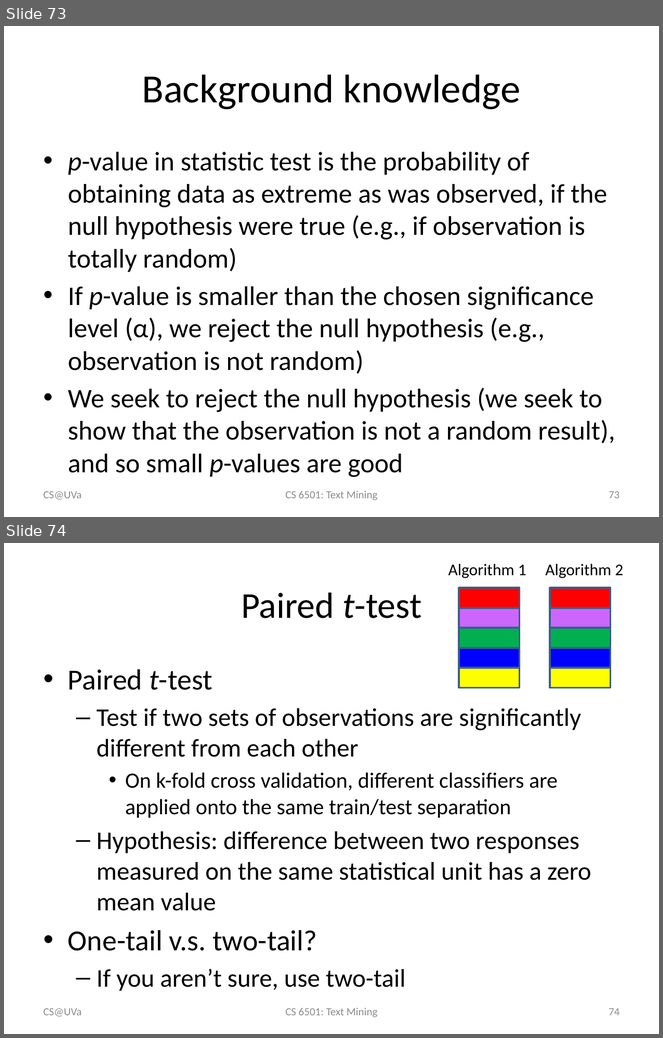
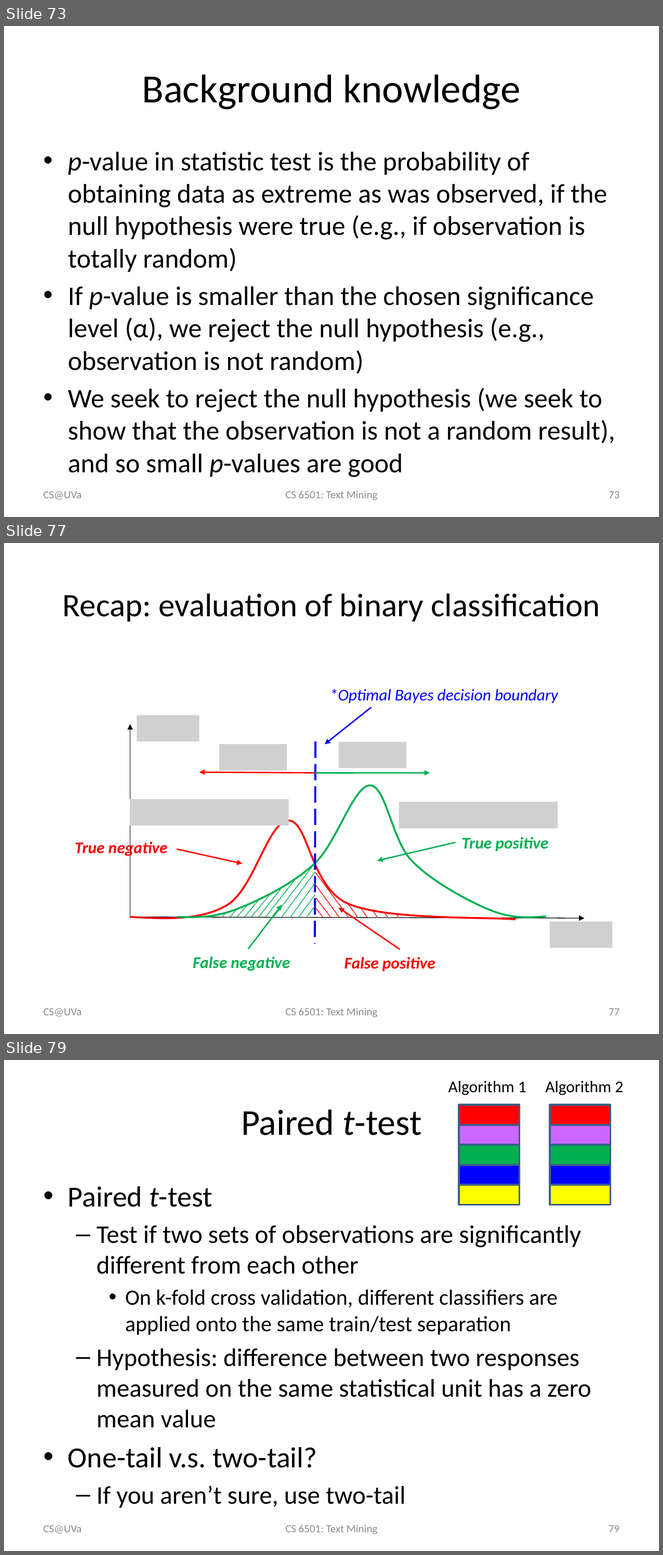
Before and after one commit to wang296/CS6501-Text-Mining, a slide deck: docs/TextCategorization.pptx. Shown one above the other, each under a label of ours: slides 73 and 74 before the commit, slides 73, 77 and 79 after it; the slides between them are not shown. The pictures are 663x1038 and 663x1555 pixels, drawn with LibreOffice and Linux fonts; fonts in the diff are those of the drawing; grey boxes stand for pictures. Boxes give left, top, right and bottom in pixels: in the first picture for what was removed or moved away, otherwise in the second. Text is boxed around its words. In the diff, an @@ line names an element or a change of style, - is before the commit and + after.

```diff
--- a/docs/TextCategorization.pptx
+++ b/docs/TextCategorization.pptx
@@ slide 77 added at (x1=4, y1=543, x2=659, y2=1034), background #FFFFFF @@
@@ title added at (x1=63, y1=593, x2=600, y2=622), 36 pt, text #000000 @@
+Recap: evaluation of binary classification
@@ group added at (x1=75, y1=689, x2=612, y2=971): 22 lines, 9 arrows, 6 pictures, 5 texts, 2 freeform shapes @@
+False positive
+False negative
+*Optimal Bayes decision boundary
+True positive
+True negative
@@ text added at (x1=44, y1=1008, x2=82, y2=1017), 12 pt, text #8C8C8C @@
+CS@UVa
@@ text added at (x1=285, y1=1008, x2=377, y2=1018), 12 pt, text #8C8C8C @@
+CS 6501: Text Mining
@@ page number added at (x1=609, y1=1008, x2=620, y2=1016), 12 pt, text #8C8C8C @@
+77
@@ what was slide 74 is now slide 79 @@
@@ page number at (x1=609, y1=1525, x2=620, y2=1533): text changed @@
-74
+79
```
Also in this commit, not shown: 4 other slides added, 5 other files.
